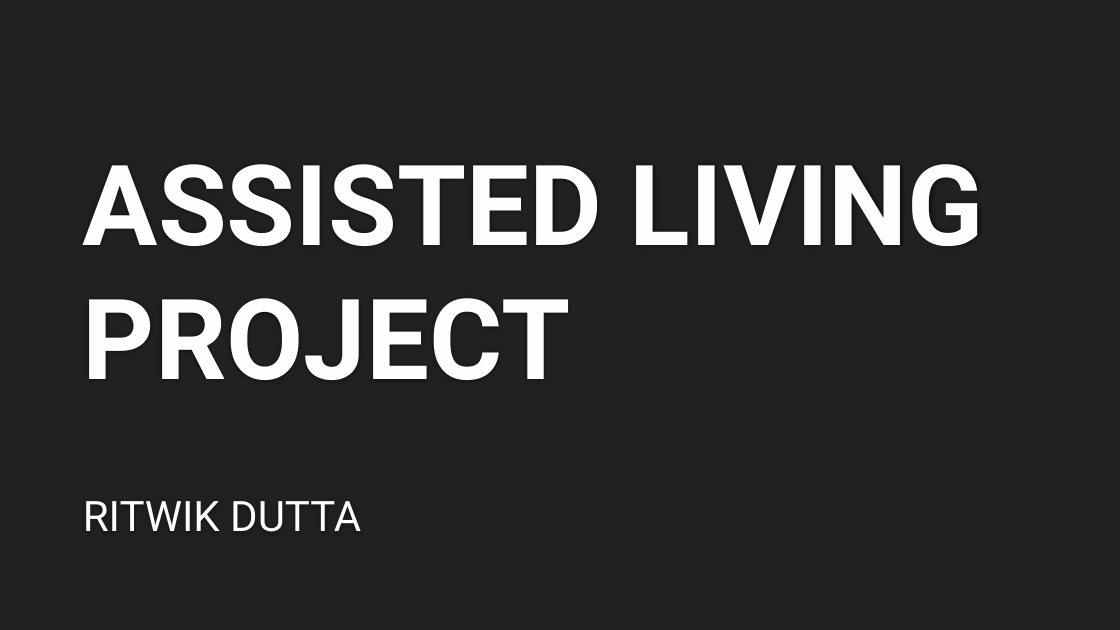
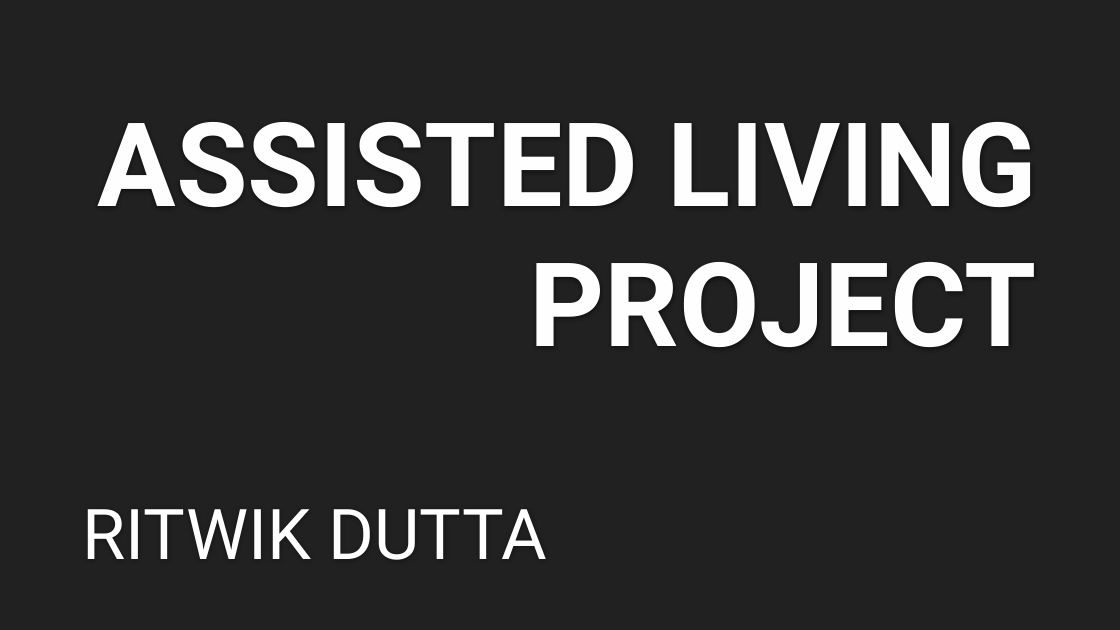
Before and after one commit to ritwikd/gatech, a slide deck: slide 1 of Presentation/Assisted Living.pptx. Drawn at 1120x630 pixels with LibreOffice and Linux fonts; fonts in the diff are those of the drawing; background and template pictures are left out. Boxes give left, top, right and bottom in pixels: in the first picture for what was removed or moved away, otherwise in the second. Text is boxed around its words. In the diff, an @@ line names an element or a change of style, - is before the commit and + after.

```diff
--- a/Presentation/Assisted Living.pptx
+++ b/Presentation/Assisted Living.pptx
@@ title "ASSISTED LIVING PROJECT": place and size @@
-title "ASSISTED LIVING PROJECT" at box(83, 164, 984, 380)
+title "ASSISTED LIVING PROJECT" at box(98, 122, 1037, 347)
@@ title "ASSISTED LIVING PROJECT" at box(98, 122, 1037, 347): size 96 to 100 pt; alignment left to right @@
@@ subtitle "RITWIK DUTTA" at box(83, 509, 547, 560): size 36 to 60 pt; more space between paragraphs @@
```
Also in this commit, not shown: 4 other slides changed, 4 slides added.
